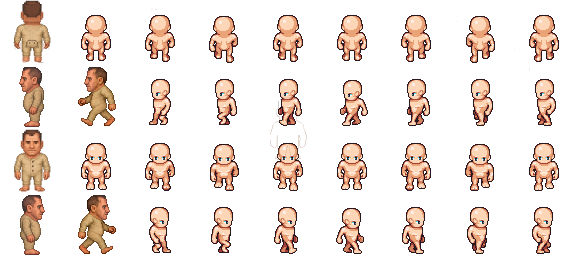
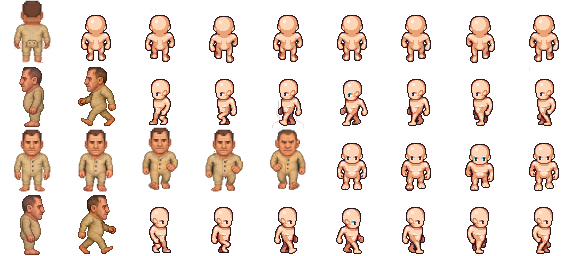
Revision of a layered 576×256 image; what changed, layer by layer:
added layer "BadlandsBart South 2" above "BadlandsBart South 3" over <box>78,129,113,192</box>
added layer "BadlandsBart South 3" above "BadlandsBart South 4" over <box>142,127,178,190</box>
added layer "BadlandsBart South 4" above "BadlandsBart South 5" over <box>205,129,243,192</box>
added layer "BadlandsBart South 5" above "BandanaBart East 1" over <box>270,129,306,190</box>
painted on "male_walkcycle.png" over <box>81,128,307,191</box>
